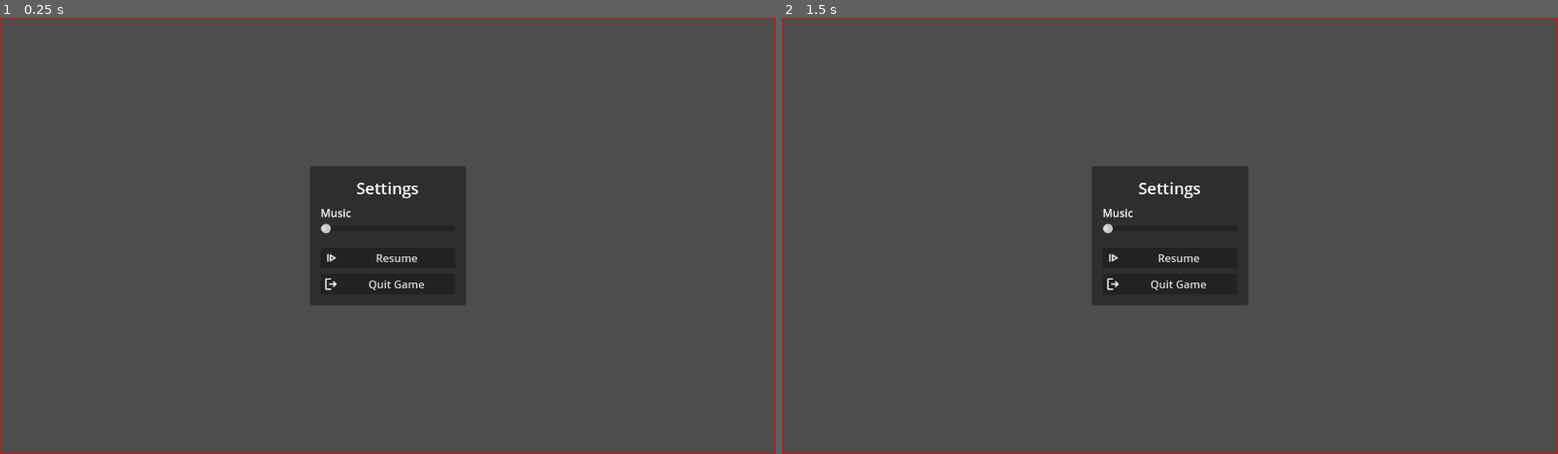
Above: before the commit, frames 1-2 (left to right).
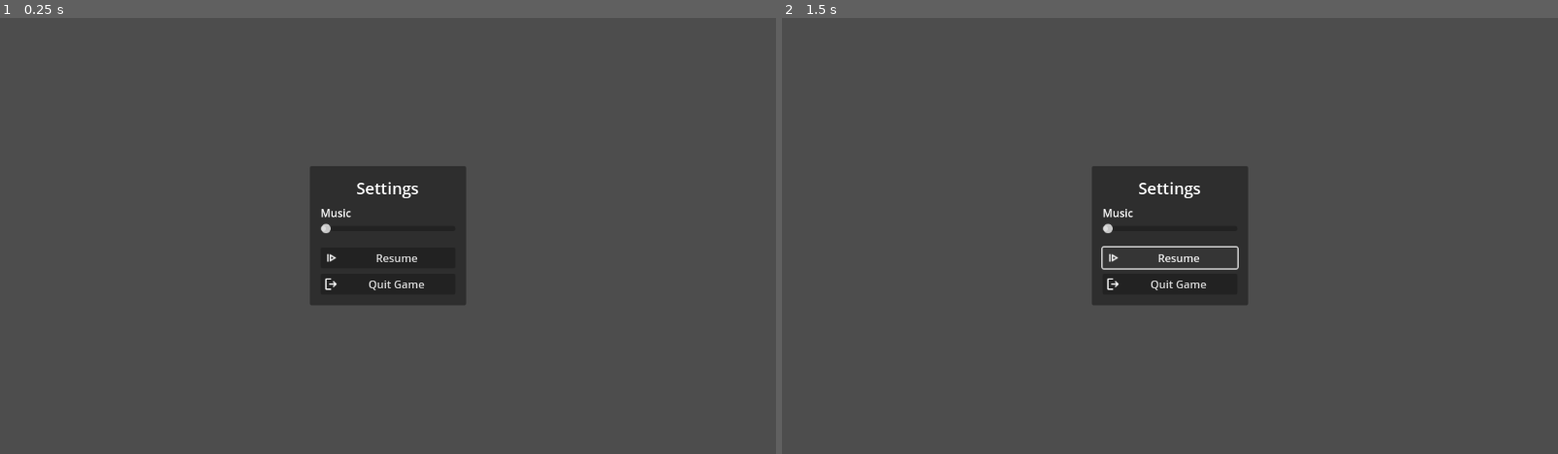
Above: after the commit, the same moments.

Repository: BrownRISDGameDevelopers/suitors-proposal
Game: Godot game, scene res://scenes/Settings.tscn
Same seed, same stepped clock (60 frames per second), same inputs: the game is played once before the commit and once after it. This scene is started directly instead of the project's main scene.
Inputs:
- Up to frame 1 (0.25 s): no input
- Up to frame 2 (1.5 s): click "Resume" at 0.5 s; click "Resume" at 1.25 s

The runs differ from the first frame. In frame 1, 0.7% of the frame differs, in the area x 0-100%, y 0-100%; in frame 2, 0.9%.

Commit message:
remove border and fix settings scale

Diff:
--- /dev/null
+++ b/scenes/Credits.tscn
@@ -0,0 +1,9 @@
+[gd_scene format=3 uid="uid://bokt7s3y74ahq"]
+
+[node name="Control" type="Control"]
+layout_mode = 3
+anchors_preset = 15
+anchor_right = 1.0
+anchor_bottom = 1.0
+grow_horizontal = 2
+grow_vertical = 2
--- a/scenes/Settings.tscn
+++ b/scenes/Settings.tscn
@@ -71,13 +71,3 @@
 text = "Quit Game"
 icon = ExtResource("2_46duy")
 expand_icon = true
-
-[node name="ReferenceRect" type="ReferenceRect" parent="."]
-layout_mode = 1
-anchors_preset = 15
-anchor_right = 1.0
-anchor_bottom = 1.0
-grow_horizontal = 2
-grow_vertical = 2
-border_width = 2.4
-editor_only = false
Not shown: 1 places in scenes/Settings.tscn that only renumber resources
